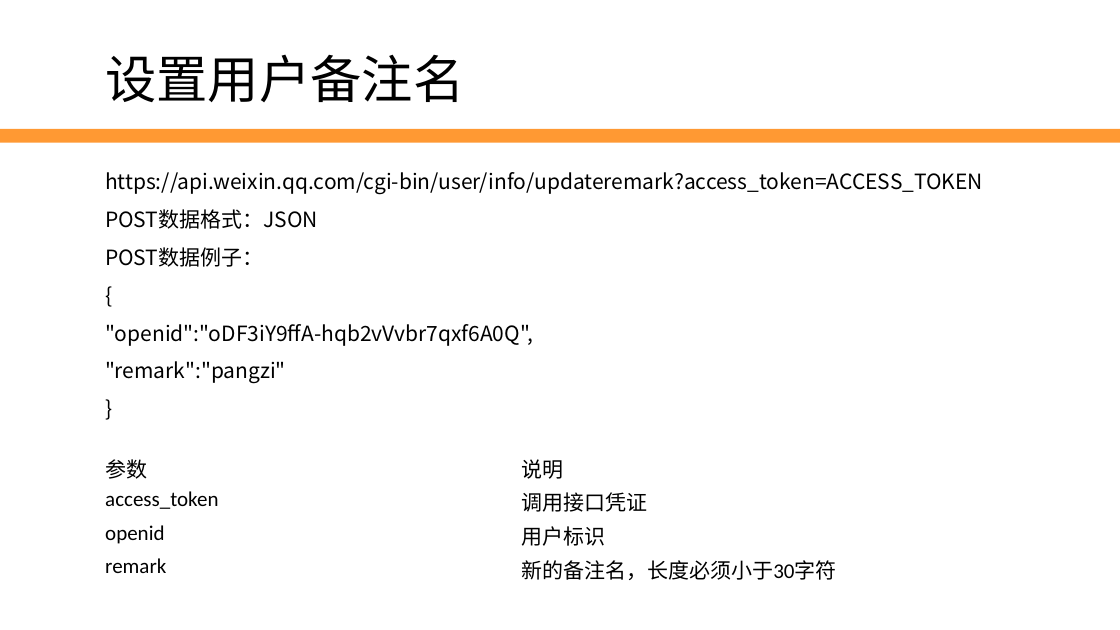
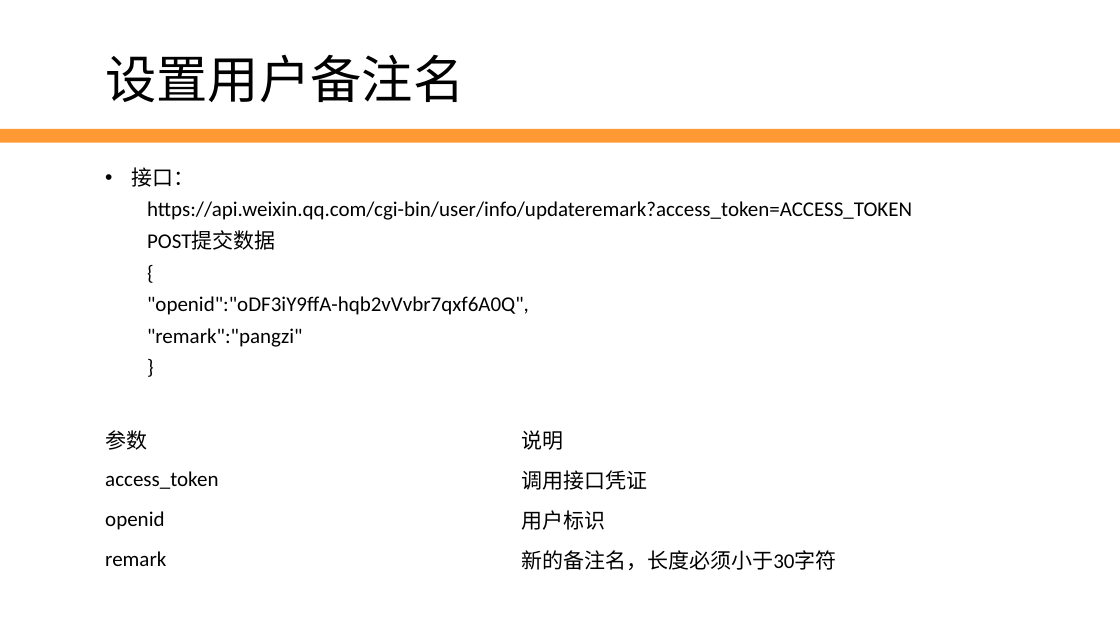
Before and after one commit to edu2act/2017-2018_1st_Wechat_Web_Programming, a slide deck: slide 12 of 课程ppt/第8讲 用户管理.pptx (slide 28 before the commit). Drawn at 1120x630 pixels with LibreOffice and Linux fonts; fonts in the diff are those of the drawing; background and template pictures are left out. Boxes give left, top, right and bottom in pixels: in the first picture for what was removed or moved away, otherwise in the second. Text is boxed around its words. In the diff, an @@ line names an element or a change of style, - is before the commit and + after.

```diff
--- a/课程ppt/第8讲 用户管理.pptx
+++ b/课程ppt/第8讲 用户管理.pptx
@@ text at (131, 167, 194, 187): paragraph added @@
+• 接口：
@@ text at (147, 201, 912, 220): font Noto Sans CJK SC to Calibri in "https://api.weixin.qq.com/cgi-bin/user/info/updateremark?acc ..."; list level 1 to 2 in "https://api.weixin.qq.com/cgi-bin/user/info/updateremark?acc ..."; line spacing 1.5 to 27pt @@
@@ text at (147, 231, 529, 347): text changed; font Noto Sans CJK SC to Calibri @@
-POST数据格式：JSON
-POST数据例子：
-{
-"openid":"oDF3iY9ffA-hqb2vVvbr7qxf6A0Q",
-"remark":"pangzi"
-}
+  POST提交数据
+  {
+  "openid":"oDF3iY9ffA-hqb2vVvbr7qxf6A0Q",
+  "remark":"pangzi"
+  }
@@ table: place and size @@
-table at (97, 449, 928, 584)
+table at (97, 420, 928, 579)
```
Also in this commit, not shown: 20 other slides changed, 3 slides added.
